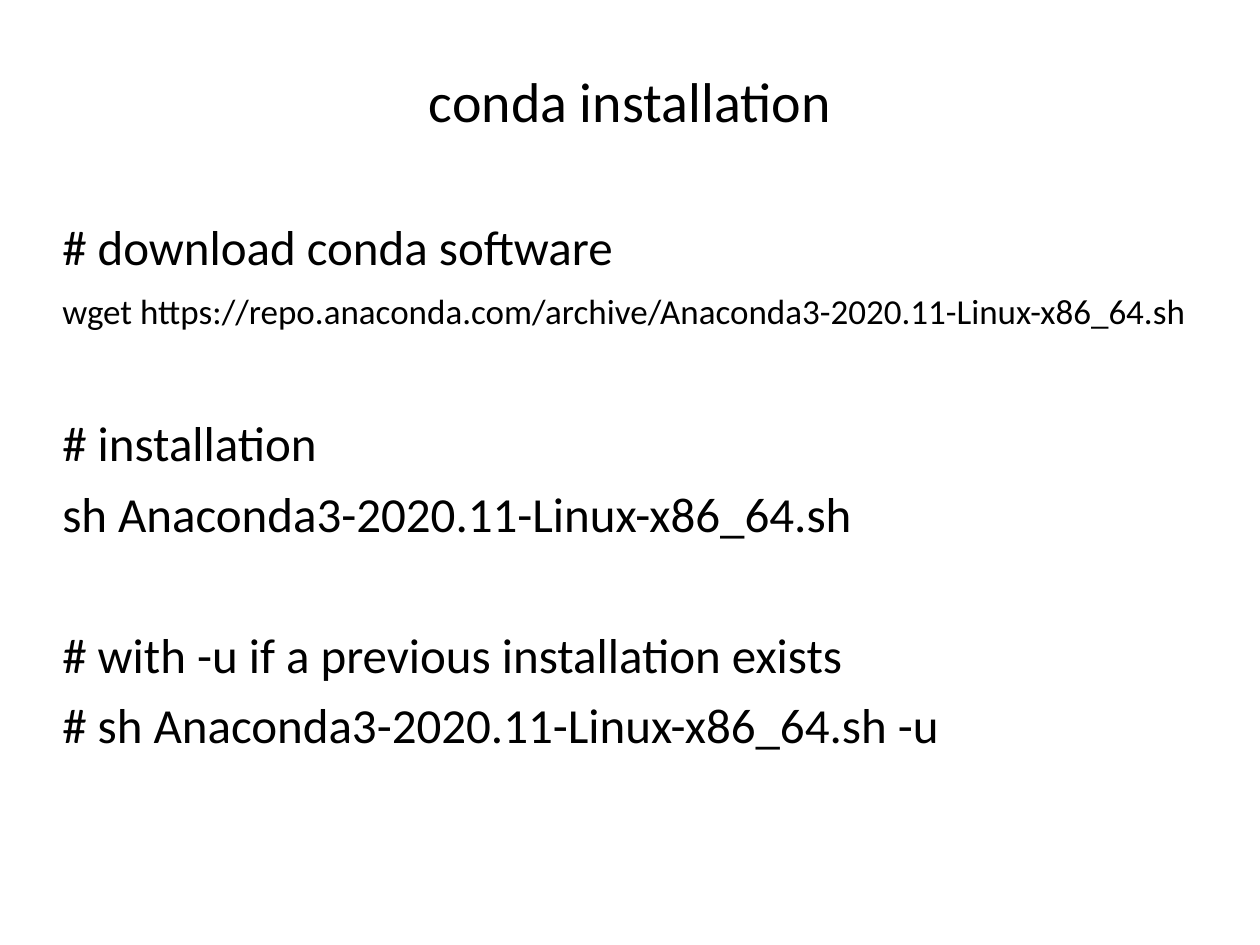
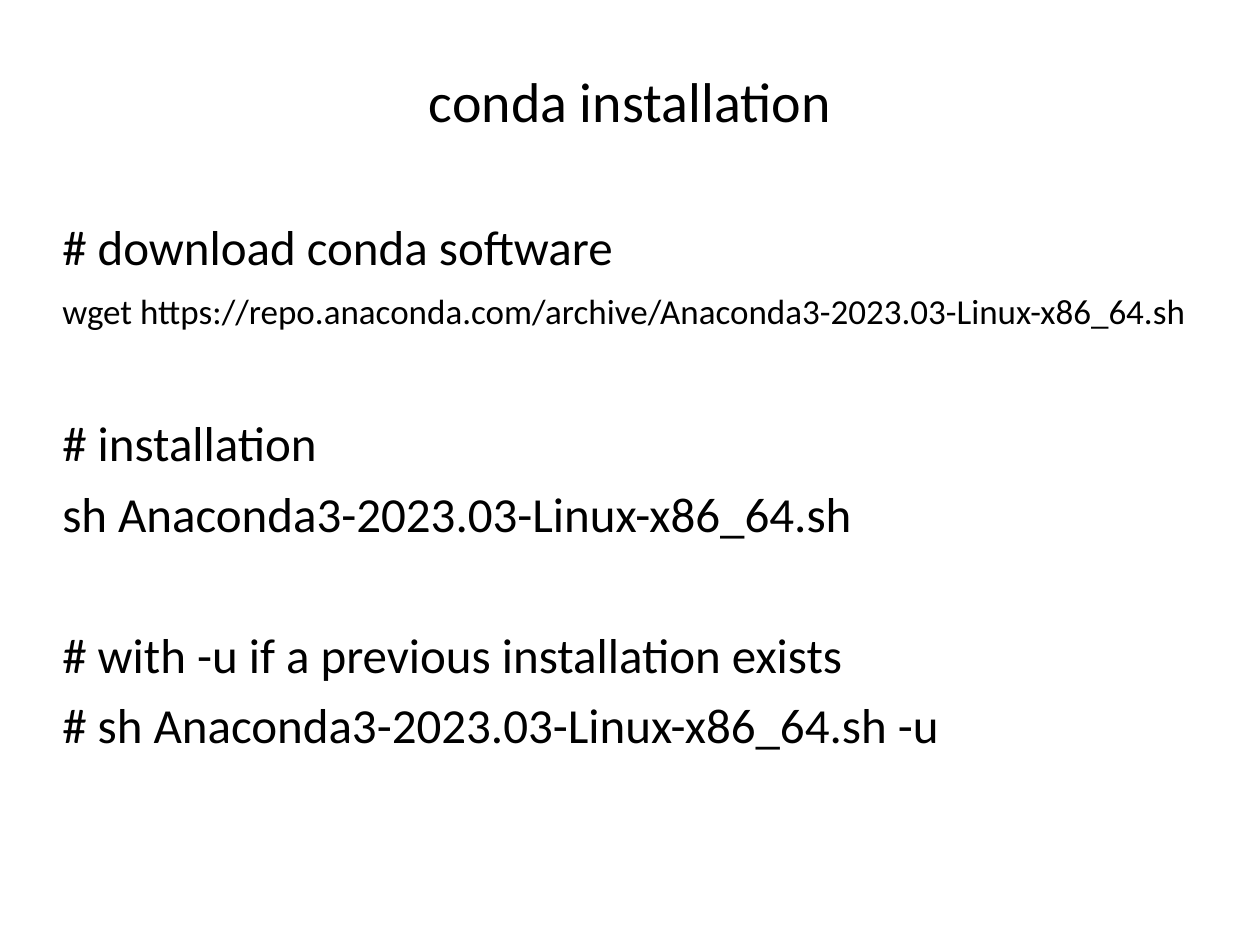
Before and after one commit to liu3zhenlab/teaching, a slide deck: slide 27 of PLPTH813Bioinformatis/2023/lectures/lecture13_BEDtools.pptx (slide 26 before the commit). Drawn at 1260x945 pixels with LibreOffice and Linux fonts; fonts in the diff are those of the drawing. Boxes give left, top, right and bottom in pixels: in the first picture for what was removed or moved away, otherwise in the second. Text is boxed around its words. In the diff, an @@ line names an element or a change of style, - is before the commit and + after.

```diff
--- a/PLPTH813Bioinformatis/2023/lectures/lecture13_BEDtools.pptx
+++ b/PLPTH813Bioinformatis/2023/lectures/lecture13_BEDtools.pptx
@@ text at <box>62,299,1185,330</box>: text changed @@
-wget https://repo.anaconda.com/archive/Anaconda3-2020.11-Linux-x86_64.sh
+wget https://repo.anaconda.com/archive/Anaconda3-2023.03-Linux-x86_64.sh
@@ text at <box>62,498,851,539</box>: text changed @@
-sh Anaconda3-2020.11-Linux-x86_64.sh
+sh Anaconda3-2023.03-Linux-x86_64.sh
@@ text at <box>98,709,939,750</box>: text changed @@
-# sh Anaconda3-2020.11-Linux-x86_64.sh -u
+# sh Anaconda3-2023.03-Linux-x86_64.sh -u
```
Also in this commit, not shown: 11 other slides changed, 4 slides added, 1 slide removed, 2 other files.
